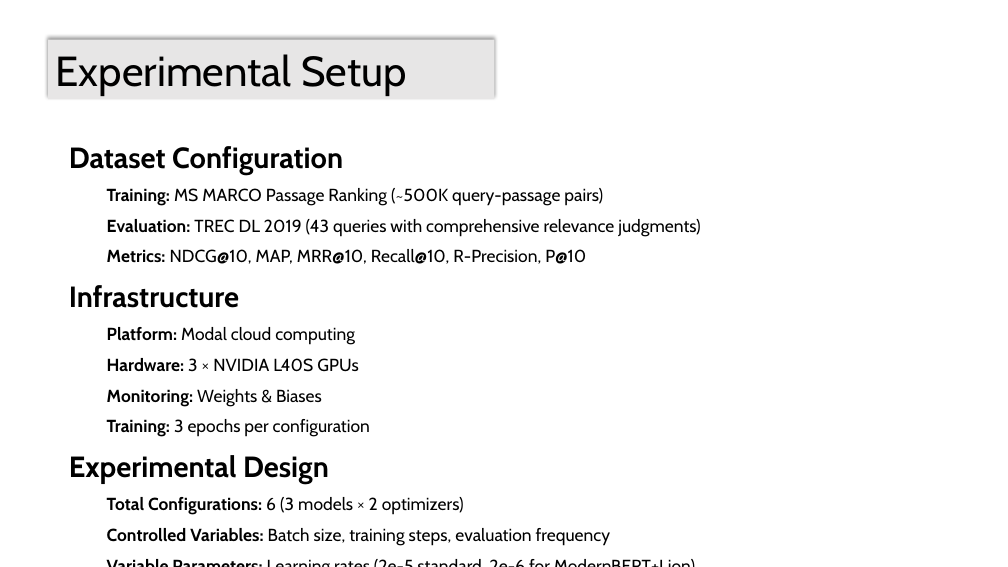
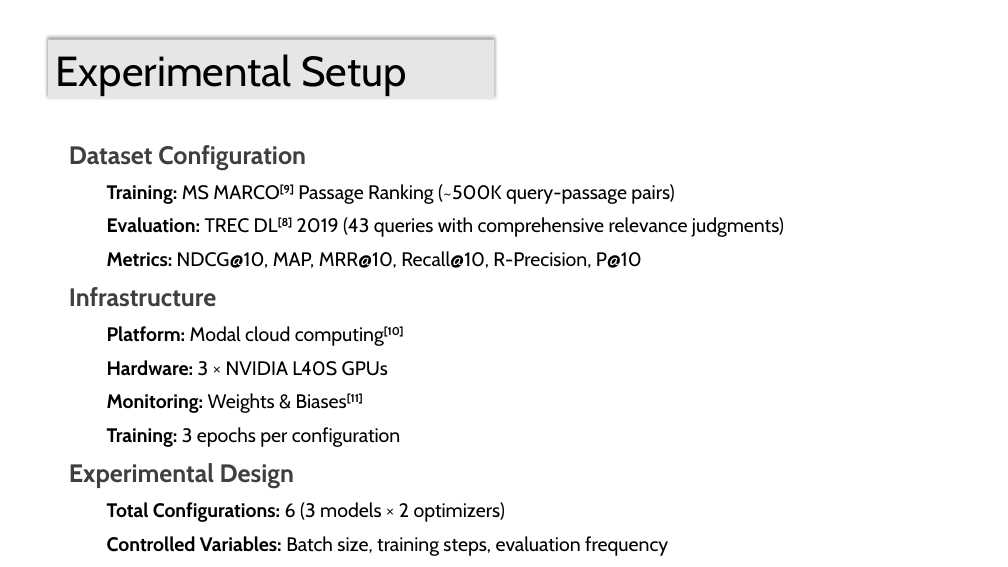
Before and after one commit to skfrost19/cross-encoder-modal, a slide deck: slide 13 of cross_encoder/thesis/Thesis_presentation.pptx (slide 10 before the commit). Drawn at 1008x567 pixels with LibreOffice and Linux fonts; fonts in the diff are those of the drawing. Boxes give left, top, right and bottom in pixels: in the first picture for what was removed or moved away, otherwise in the second. Text is boxed around its words. In the diff, an @@ line names an element or a change of style, - is before the commit and + after.

```diff
--- a/cross_encoder/thesis/Thesis_presentation.pptx
+++ b/cross_encoder/thesis/Thesis_presentation.pptx
@@ text at <box>69,145,668,556</box>: size 27.8 to 24 pt, text colour #000000 to #3F3F3F in "Dataset Configuration", "Infrastructure", "Experimental Design"; size 16.6 to 18.6 pt in "Metrics: NDCG@10, MAP, MRR@10, Recall@10, R-Precision, P@10", "Hardware: 3 × NVIDIA L40S GPUs", "Training: 3 epochs per configuration", "Total Configurations: 6 (3 models × 2 ..." and 2 more places @@
@@ text at <box>107,184,784,237</box>: text changed; size 16.6 to 18.6 pt @@
-  Training: MS MARCO Passage Ranking (~500K query-passage pairs)
-  Evaluation: TREC DL 2019 (43 queries with comprehensive relevance judgments)
+  Training: MS MARCO[9] Passage Ranking (~500K query-passage pairs)
+  Evaluation: TREC DL[8] 2019 (43 queries with comprehensive relevance judgments)
@@ text at <box>107,326,404,346</box>: text changed; size 16.6 to 18.6 pt @@
-  Platform: Modal cloud computing
+  Platform: Modal cloud computing[10]
@@ text at <box>107,393,363,413</box>: text changed; size 16.6 to 18.6 pt; bold on @@
-  Monitoring: Weights & Biases
+  Monitoring: Weights & Biases[11]
```
Also in this commit, not shown: 14 other slides changed, 11 slides added, 3 other files.
